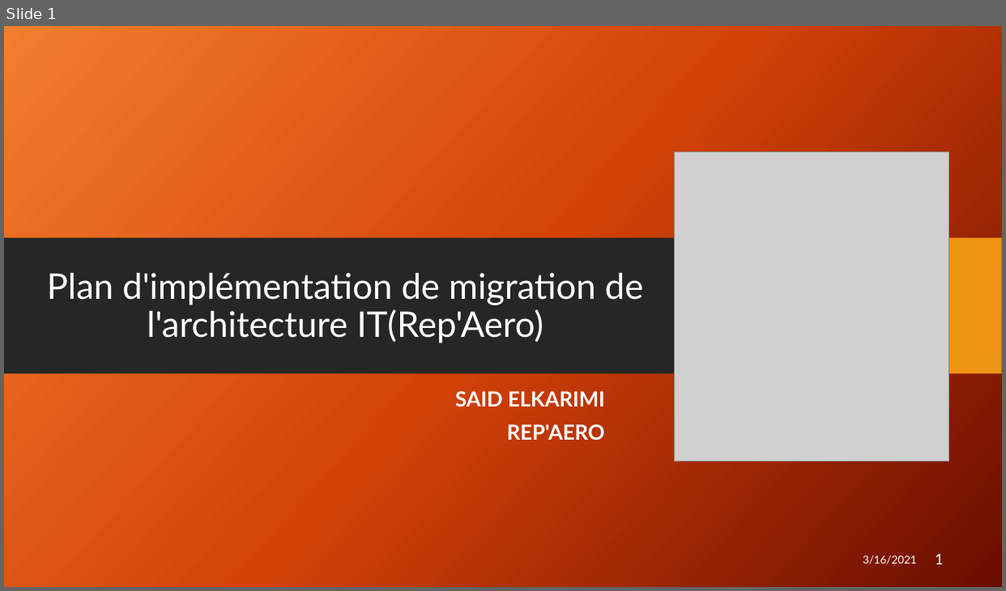
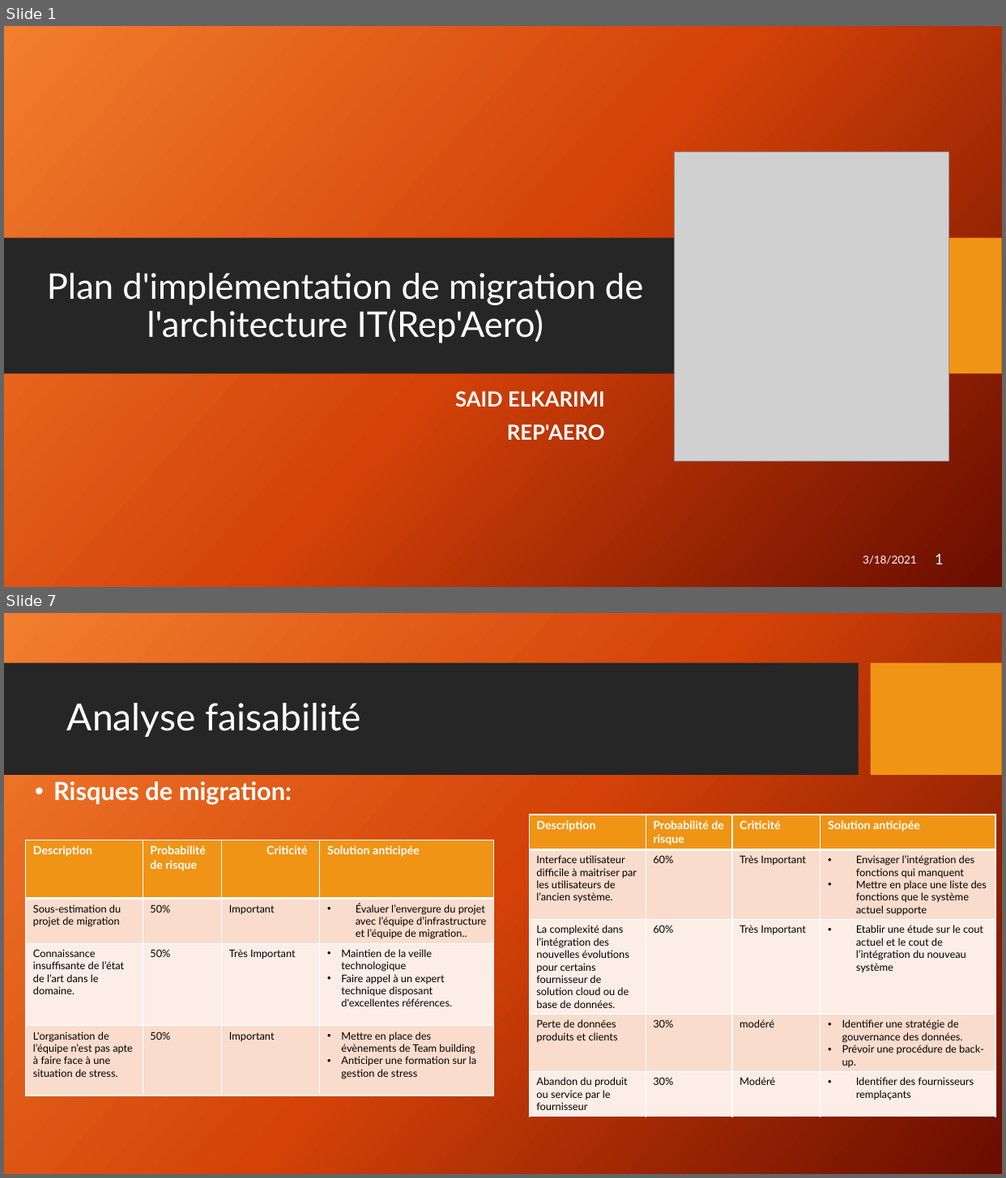
Before and after one commit to RigoSaid/rep-aero-repository, a slide deck: Presentation_Rep-Aero.pptx. Shown one above the other, each under a label of ours: slide 1 before the commit, slides 1 and 7 after it; the slides between them are not shown. The pictures are 1006x591 and 1006x1178 pixels, drawn with LibreOffice and Linux fonts; fonts in the diff are those of the drawing; grey boxes stand for pictures; background and template pictures are left out. Boxes give left, top, right and bottom in pixels: in the first picture for what was removed or moved away, otherwise in the second. Text is boxed around its words. In the diff, an @@ line names an element or a change of style, - is before the commit and + after.

Commit message:
Rep Aero migration _présentation

```diff
--- a/Presentation_Rep-Aero.pptx
+++ b/Presentation_Rep-Aero.pptx
@@ slide 7 added at [4,613,1002,1174], background picture (left out) @@
@@ rectangle added at [4,663,859,776], fill #262626 @@
@@ rectangle added at [871,663,1002,776], fill #F09415 @@
@@ title added at [67,703,361,737], 36 pt, text #FFFFFF @@
+Analyse faisabilité
@@ text added at [53,781,292,805], 24 pt, text #FFFFFF, bold @@
+• Risques de migration:
@@ table added at [529,815,996,1116], 5 rows, 4 columns @@
+Description | Probabilité de risque | Criticité | Solution anticipée
+Interface utilisateur difficile à maitriser par les utilisateurs de l’ancien système. | 60% | Très Important | Envisager l’intégration des fonctions qui manquent / Mettre en place une liste des fonctions que le système actuel supporte
+La complexité dans l’intégration des nouvelles évolutions pour certains fournisseur de solution cloud ou de base de données. | 60% | Très Important | Etablir une étude sur le cout actuel et le cout de l’intégration du nouveau système
+Perte de données produits et clients | 30% | modéré | Identifier une stratégie de gouvernance des données. / Prévoir une procédure de back-up.
+Abandon du produit ou service par le fournisseur | 30% | Modéré | Identifier des fournisseurs remplaçants
@@ table added at [26,840,494,1108], 4 rows, 4 columns @@
+Description | Probabilité de risque | Criticité | Solution anticipée
+Sous-estimation du projet de migration | 50% | Important | Évaluer l’envergure du projet avec l’équipe d’infrastructure et l’équipe de migration..
+Connaissance insuffisante de l’état de l’art dans le domaine. | 50% | Très Important | Maintien de la veille technologique / Faire appel à un expert technique disposant d'excellentes références.
+L'organisation de l’équipe n’est pas apte à faire face à une situation de stress. | 50% | Important | Mettre en place des évènements de Team building / Anticiper une formation sur la gestion de stress
@@ slide 1 changed as well @@
@@ text at [863,556,916,565]: text changed @@
-3/16/2021
+3/18/2021
```
Also in this commit, not shown: 1 other slide changed, 10 other slides added, 1 other file.
